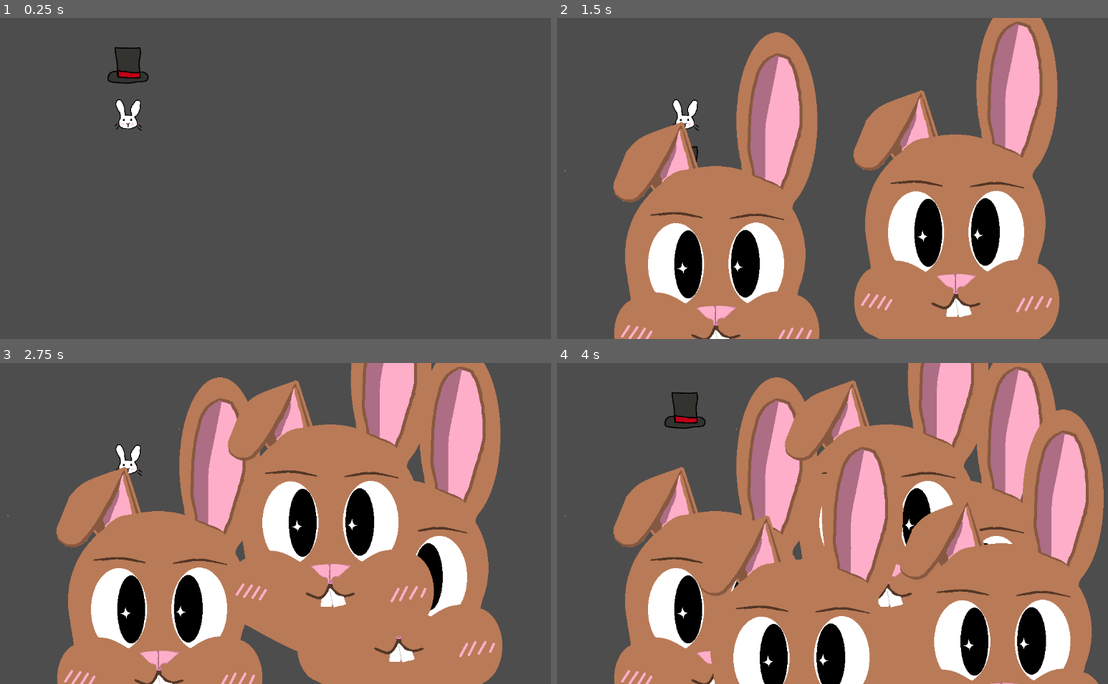
Above: before the commit, frames 1-4 (two rows, left to right).
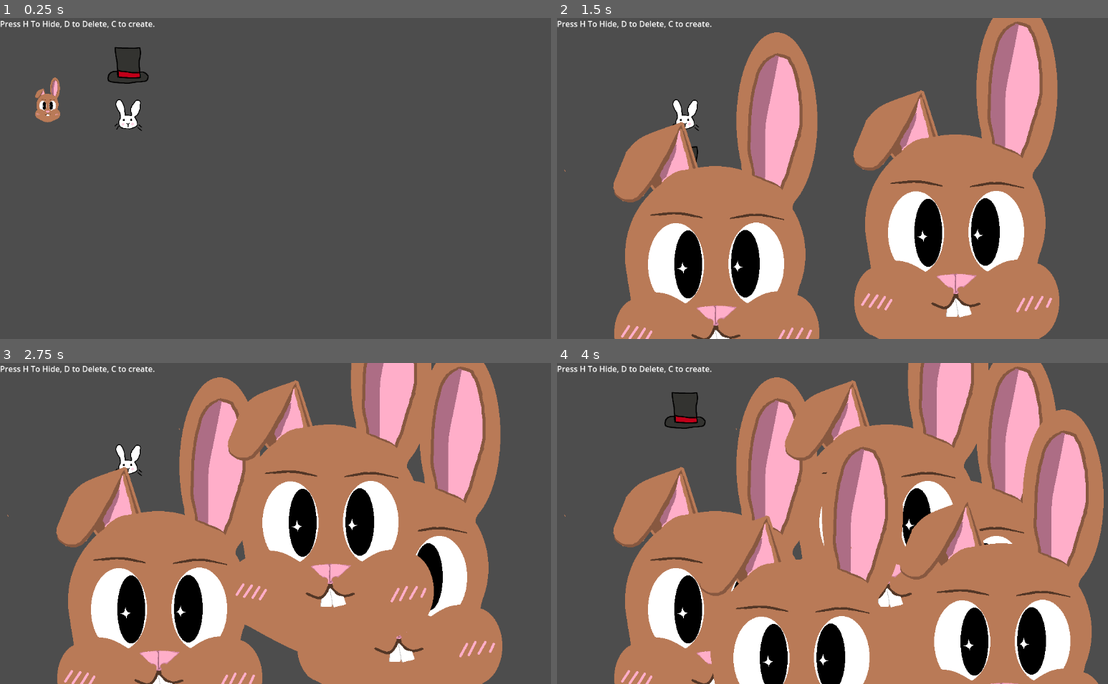
Above: after the commit, the same moments.

Repository: lentilinternational/TeamMobius
Game: Godot game, scene res://control.tscn
Same seed, same stepped clock (60 frames per second), same inputs: the game is played once before the commit and once after it.
Inputs (mouse positions are in pixels of both pictures, inside the frame that each line leads up to):
- Up to frame 1 (0.25 s): no input
- Up to frame 2 (1.5 s): tap H at 0.5, 1.25 s; move the mouse to (970, 162) at 0.52 s; hold D 0.53-1.28 s; tap C at 0.6, 1.35 s; move the mouse to (727, 194) at 1.27 s
- Up to frame 3 (2.75 s): tap H at 2, 2.1 s; move the mouse to (341, 452) at 2.02 s; hold D from 2.03 s (still down); tap C at 2.3 s
- Up to frame 4 (4 s): tap H at 2.75, 3.5 s; move the mouse to (815, 587) at 2.77 s; tap C at 2.85, 3.6 s; move the mouse to (1014, 571) at 3.52 s; release D at 3.53 s

The runs differ from the first frame. In frame 1, 0.7% of the frame differs, in the area x 0-29%, y 0-33%; in frame 2, 0.3%; in frame 3, 0.3%; in frame 4, 0.3%.

Commit message:
Completion of PR02
I had a bit of fun with this, when you start, there is text that will guide you!

Diff:
--- a/assignment_2/control.tscn
+++ b/assignment_2/control.tscn
@@ -1,9 +1,11 @@
-[gd_scene load_steps=5 format=3 uid="uid://bmrqh1kj43t5u"]
+[gd_scene load_steps=7 format=3 uid="uid://bmrqh1kj43t5u"]
 
 [ext_resource type="Script" uid="uid://dr0mh8d04t216" path="res://control.gd" id="1_0fbet"]
 [ext_resource type="Texture2D" uid="uid://c3q75ycv1n8s1" path="res://rabbit.png" id="3_ee4bf"]
 [ext_resource type="Script" uid="uid://df03v5qxctocm" path="res://control_2.gd" id="4_ee4bf"]
 [ext_resource type="Texture2D" uid="uid://pr8qcl2yyhfp" path="res://hat.png" id="4_kbped"]
+[ext_resource type="Script" uid="uid://qeplgs2o23pu" path="res://destroy.gd" id="5_fj5cn"]
+[ext_resource type="Texture2D" uid="uid://err4rllhojda" path="res://image.webp" id="6_iy58a"]
 
 [node name="Control" type="Control"]
 layout_mode = 3
@@ -32,3 +34,20 @@
 offset_right = 40.0
 offset_bottom = 40.0
 script = ExtResource("4_ee4bf")
+
+[node name="Destroy" type="Control" parent="."]
+anchors_preset = 0
+offset_right = 40.0
+offset_bottom = 40.0
+script = ExtResource("5_fj5cn")
+
+[node name="Bunny" type="Sprite2D" parent="Destroy"]
+position = Vector2(99, 160)
+scale = Vector2(0.121622, 0.121622)
+texture = ExtResource("6_iy58a")
+
+[node name="RichTextLabel" type="RichTextLabel" parent="."]
+layout_mode = 0
+offset_right = 360.0
+offset_bottom = 40.0
+text = "Press H To Hide, D to Delete, C to create."
--- a/assignment_2/control_2.gd
+++ b/assignment_2/control_2.gd
@@ -3,10 +3,12 @@
 func _input(event):
 	if event is InputEventKey and event.pressed and event.keycode == KEY_C:
 		create_sprite()  # Call the function to create a new sprite when 'C' is pressed
-
+var array = []
+# my_array is now [1, 2, 3, 4]
 func create_sprite():
 	# Create a new Sprite2D node
 	var new_sprite = Sprite2D.new()
+	array.append(new_sprite)
 
 	# Load a texture and assign it to the sprite (you can replace this with any texture path)
 	new_sprite.texture = preload("res://image.webp")  # Replace with your texture path
--- /dev/null
+++ b/assignment_2/destroy.gd
@@ -0,0 +1,7 @@
+extends Control
+
+@onready var bunny = $Bunny
+
+func _input(event):
+	if event is InputEventKey and event.pressed and event.keycode == KEY_D:
+		queue_free()
Not shown, added: assignment_2/destroy.gd.uid
